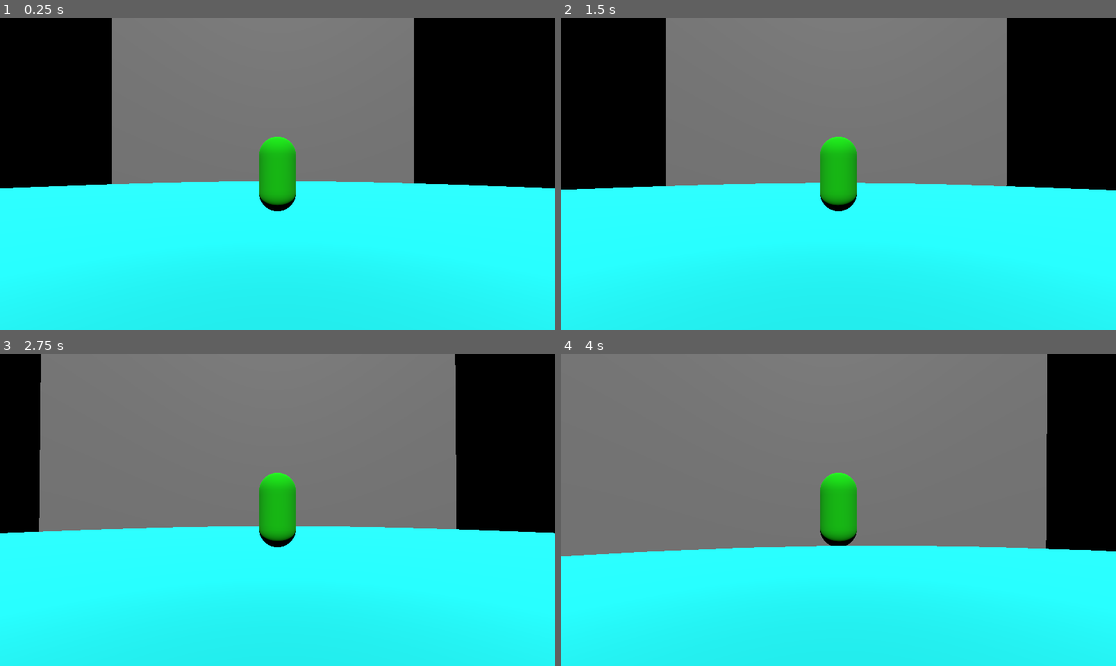
Above: before the commit, frames 1-4 (two rows, left to right).
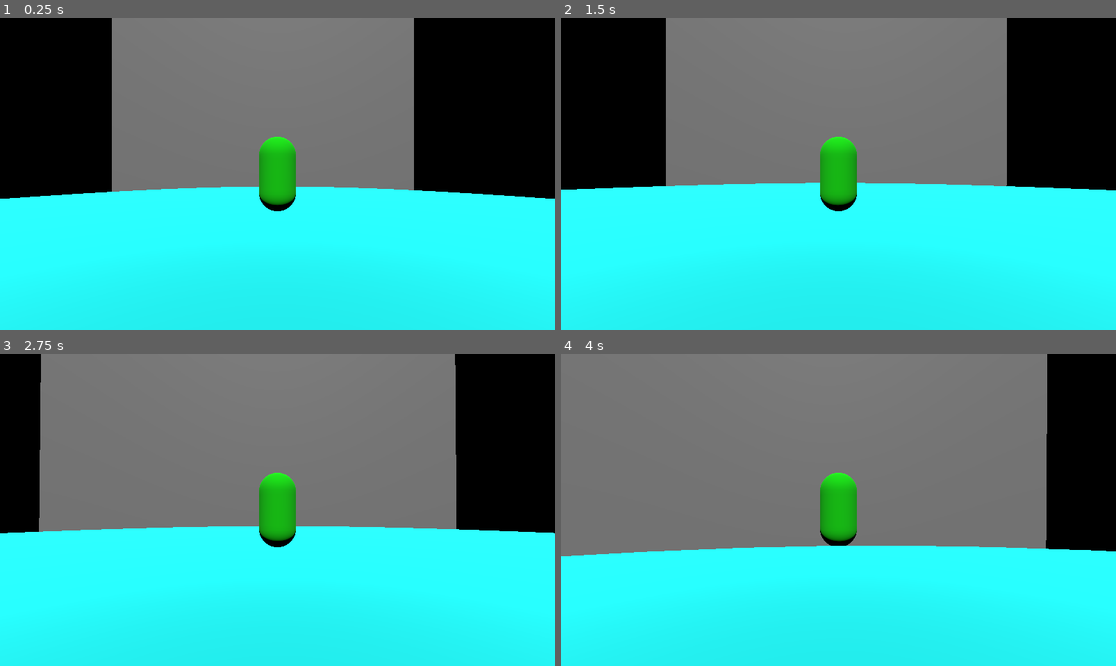
Above: after the commit, the same moments.

Repository: TylerPederson/effort
Game: Godot game, scene res://boss_room.tscn
Two runs of this game, one before a commit and one after it. Both use one fixed random seed, a clock stepped at 60 frames per second and the inputs below.
Inputs (mouse positions are in pixels of both pictures, inside the frame that each line leads up to):
- Up to frame 1 (0.25 s): no input
- Up to frame 2 (1.5 s): tap Enter (ui_accept) at 0.5, 0.77 s; move the mouse to (866, 174) at 0.52 s; hold Up (ui_up) from 0.53 s (still down); move the mouse to (810, 174) at 1.27 s
- Up to frame 3 (2.75 s): keep holding Up (ui_up); tap Enter (ui_accept) at 1.52 s; move the mouse to (288, 503) at 2.02 s
- Up to frame 4 (4 s): keep holding Up (ui_up); move the mouse to (832, 516) at 2.77 s; tap Enter (ui_accept) at 3.02, 3.77 s; move the mouse to (877, 513) at 3.52 s

The runs differ from the first frame. In frame 1, 2.2% of the frame differs, in the area x 0-100%, y 52-58%; in frame 2, less than 0.1%; in frame 3, less than 0.1%; in frame 4, less than 0.1%.

Commit message:
Added a door and rotation pivot point

Diff:
--- a/boss_room.tscn
+++ b/boss_room.tscn
@@ -1,9 +1,12 @@
-[gd_scene load_steps=3 format=3 uid="uid://clerkr85kk6ww"]
+[gd_scene load_steps=4 format=3 uid="uid://clerkr85kk6ww"]
 
 [ext_resource type="PackedScene" uid="uid://703h7fkmxdhp" path="res://player.tscn" id="1_ve44f"]
 
 [sub_resource type="StandardMaterial3D" id="StandardMaterial3D_ve44f"]
 albedo_color = Color(0.08627451, 1, 1, 1)
+
+[sub_resource type="StandardMaterial3D" id="StandardMaterial3D_any6y"]
+albedo_color = Color(0.07450981, 0.19215687, 1, 1)
 
 [node name="BossRoom" type="Node3D"]
 
@@ -24,9 +27,9 @@
 size = Vector3(1, 55.371094, 93.50058)
 
 [node name="CSGBox3D" type="CSGBox3D" parent="Wall2"]
-transform = Transform3D(1.2706714, 0, 0, 0, 0.99999994, 0, 0, 0, 0.99999994, -0.097, -10, 1.636)
+transform = Transform3D(1.2706714, 0, 0, 0, 0.99999994, 0, 0, 0, 0.99999994, -0.09700012, -7.2711315, 1.636)
 operation = 2
-size = Vector3(5, 13.015922, 10)
+size = Vector3(5, 18, 10)
 
 [node name="Wall3" type="CSGBox3D" parent="."]
 transform = Transform3D(1, 0, 0, 0, 1, 0, 0, 0, 1, -44.502747, 17.57661, -2.3530836)
@@ -37,7 +40,15 @@
 size = Vector3(0.65283203, 57.8692, 86.69642)
 
 [node name="Player" parent="." instance=ExtResource("1_ve44f")]
-transform = Transform3D(1, 0, 0, 0, 1, 0, 0, 0, 1, 0, 3.0200787, 0)
+transform = Transform3D(1, 0, 0, 0, 1, 0, 0, 0, 1, 0, 3.8641062, 0)
 
 [node name="DirectionalLight3D" type="DirectionalLight3D" parent="."]
 transform = Transform3D(1, 0, 0, 0, 0.5709572, 0.82097983, 0, -0.82097983, 0.5709572, 0, 15.381807, 0)
+
+[node name="DoorPivot" type="Node3D" parent="."]
+transform = Transform3D(1, 0, 0, 0, 1, 0, 0, 0, 1, 36.22316, 1.6857758, 0)
+
+[node name="Door" type="CSGBox3D" parent="DoorPivot"]
+transform = Transform3D(1.2706714, 0, 0, 0, 0.99999994, 0, 0, 0, 0.99999994, 0.37241745, 9.276922, 0.00013196468)
+size = Vector3(1, 18, 10)
+material = SubResource("StandardMaterial3D_any6y")
